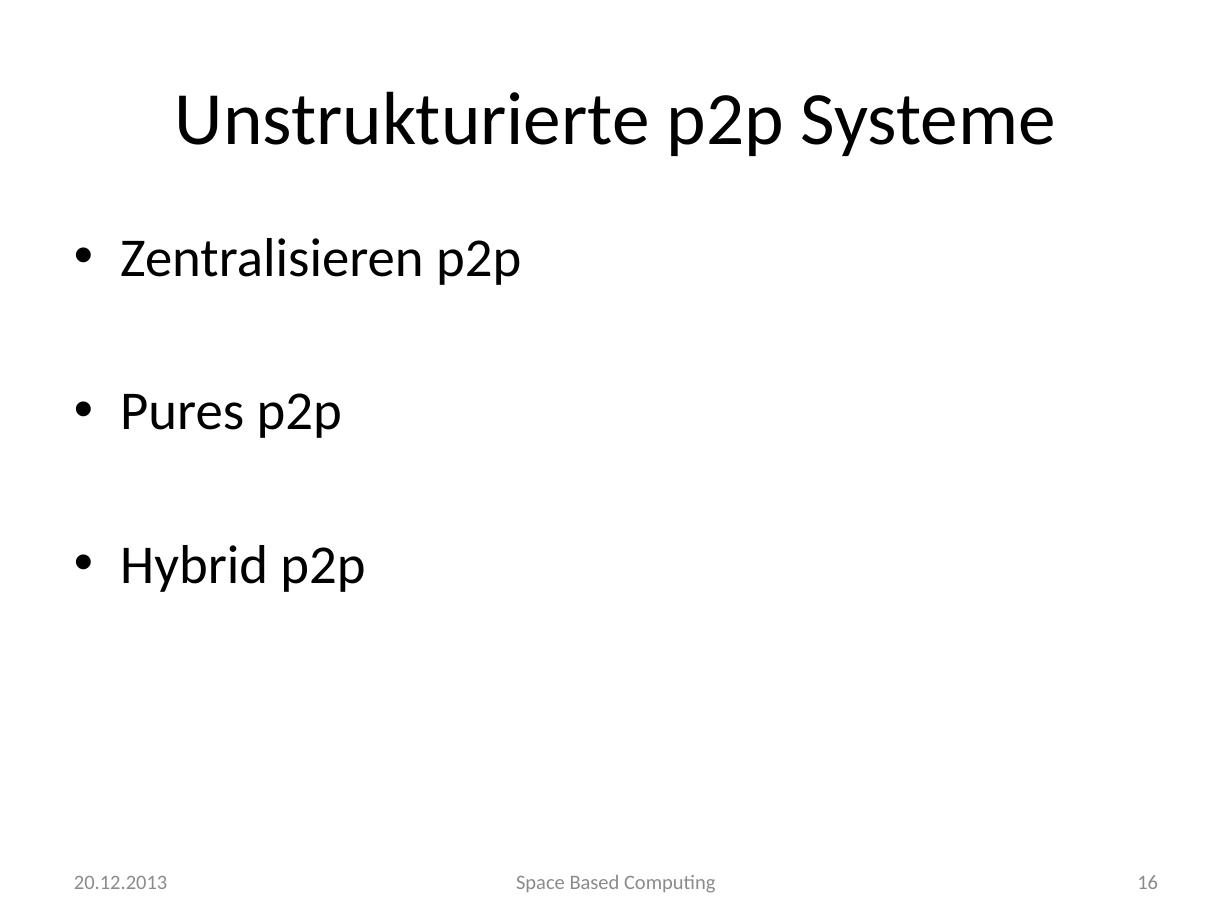
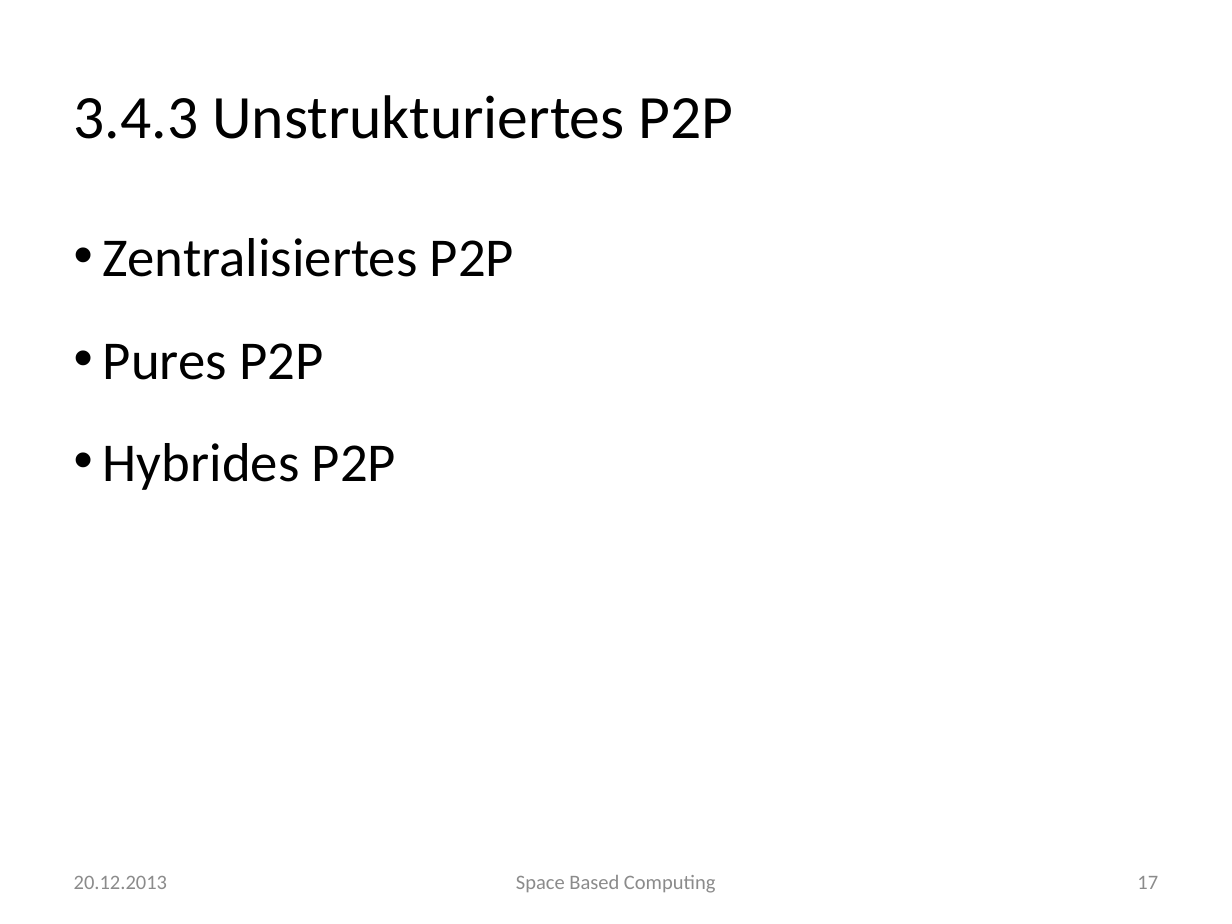
Before and after one commit to traxl/sbcAusarbeitung, a slide deck: slide 17 of Space Based Computing.pptx (slide 16 before the commit). Drawn at 1232x924 pixels with LibreOffice and Linux fonts; fonts in the diff are those of the drawing; background and template pictures are left out. Boxes give left, top, right and bottom in pixels: in the first picture for what was removed or moved away, otherwise in the second. Text is boxed around its words. In the diff, an @@ line names an element or a change of style, - is before the commit and + after.

```diff
--- a/Space Based Computing.pptx
+++ b/Space Based Computing.pptx
@@ text at (74,95,734,139): text changed; size 44 to 36 pt @@
-Unstrukturierte p2p Systeme
+3.4.3 Unstrukturiertes P2P
@@ text at (103,238,514,490): text changed @@
-• Zentralisieren p2p
-• Pures p2p
-• Hybrid p2p
+• Zentralisiertes P2P
+• Pures P2P
+• Hybrides P2P
@@ page number at (1137,876,1158,889): text changed; text colour #8C8C8C to #8B8B8B @@
-16
+17
```
Also in this commit, not shown: 20 other slides changed, 8 slides added, 2 slides removed, 3 other files.
